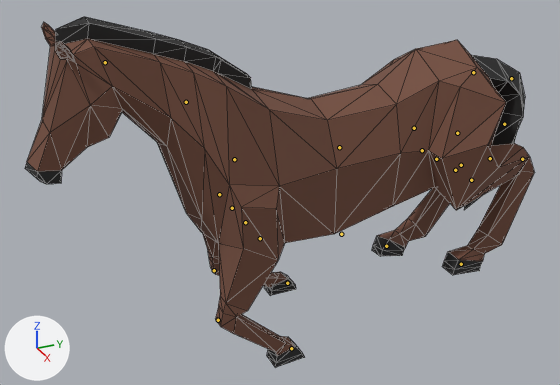
What one commit did to the glTF model assets/art/3d/clips-horse.glb.
Camera for both pictures: a camera (50 mm lens) standing at (2.7, -1.51, 2.01) and looking at (-0.01, -0.29, 0.65). The axes (+X, +Y, +Z) are drawn at lower left. The lights are the same throughout. The picture after the commit comes second. Both versions are drawn at frame 12 of the action 'Gallop'; the numbers are the values there. The bones that change, and the others that lie on the model, are drawn over the model as lines. Mesh edges are drawn as thin lines.

The first picture shows 'Horse'.
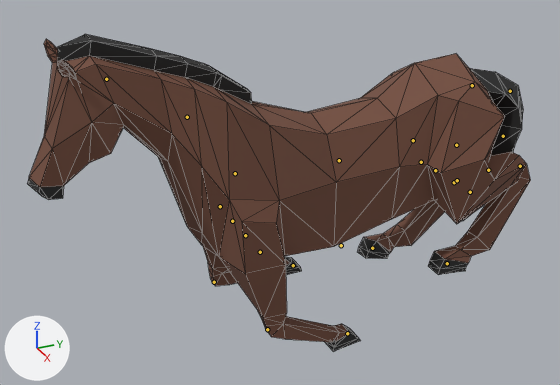
What differs and where, as boxes (x1, y1, x2, y2) in the pictures (560 x 385 px):
'Horse', posed (9% shorter)
    before: (25, 17, 534, 367)
    after: (27, 34, 530, 351)
bone 'BackFootR', root to tip
    before: (386, 246) to (385, 246)
    after: (372, 248) to (371, 248)
bone 'FrontFootR', root to tip
    before: (287, 283) to (286, 283)
    after: (293, 265) to (292, 265)
bone 'BackFootL', root to tip
    before: (461, 264) to (460, 264)
    after: (447, 263) to (446, 264)
bone 'FrontFootL', root to tip
    before: (291, 348) to (290, 349)
    after: (347, 333) to (346, 333)
bone 'Body', root to tip
    before: (341, 234) to (341, 233)
    after: (341, 245) to (341, 244)
bone 'BackUpLegL', root to tip
    before: (471, 180) to (472, 179)
    after: (470, 192) to (470, 192)
bone 'BackLowLegL', root to tip
    before: (522, 159) to (522, 159)
    after: (520, 166) to (519, 166)
bone 'FrontUpLegL', root to tip
    before: (260, 238) to (259, 239)
    after: (260, 252) to (260, 253)
bone 'FrontLowLegL', root to tip
    before: (218, 320) to (218, 320)
    after: (267, 329) to (268, 329)
bone 'FrontLowLegR', root to tip
    before: (214, 270) to (214, 270)
    after: (214, 282) to (214, 282)
bone 'BackUpLegR', root to tip
    before: (422, 150) to (422, 150)
    after: (421, 162) to (421, 162)
bone 'BackLowLegR', root to tip
    before: (461, 165) to (460, 165)
    after: (457, 180) to (456, 181)

The edits, one by one:
Bone 'BackFootR' (bone_backfootr) moves from (0.0, 1.08, -0.49) to (0.0, 1.41, -0.52).
Bone 'FrontFootR' (bone_frontfootr) moves from (0.0, -1.33, -0.12) to (0.0, -1.44, -0.48).
Bone 'BackFootL' (bone_backfootl) moves from (0.0, 0.52, -0.79) to (0.0, 0.84, -0.87).
Bone 'FrontFootL' (bone_frontfootl) moves from (0.0, -0.59, 0.0) to (0.0, -1.66, 0.0).
Bone 'Body' (bone_body) moves from (0.0, -0.72, 0.0) to (0.0, -0.96, 0.0).
Bone 'BackUpLegL' (bone_backuplegl) turns from (63, -1, -1) to (68, -1, -1) degrees about its own x, y and z.
Bone 'BackLowLegL' (bone_backlowlegl) turns from (-91, 0, 0) to (-106, 0, 0) degrees about its own x, y and z.
Bone 'FrontUpLegL' (bone_frontuplegl) turns from (-23, 1, 3) to (11, 0, -1) degrees about its own x, y and z.
Bone 'FrontLowLegL' (bone_frontlowlegl) turns from (68, 0, 0) to (51, 0, 0) degrees about its own x, y and z.
Bone 'FrontLowLegR' (bone_frontlowlegr) turns from (58, 0, 0) to (81, 0, 0) degrees about its own x, y and z.
Bone 'BackUpLegR' (bone_backuplegr) turns from (25, 1, 1) to (19, 1, 2) degrees about its own x, y and z.
Bone 'BackLowLegR' (bone_backlowlegr) turns from (-69, 0, 0) to (-75, 0, 0) degrees about its own x, y and z.
